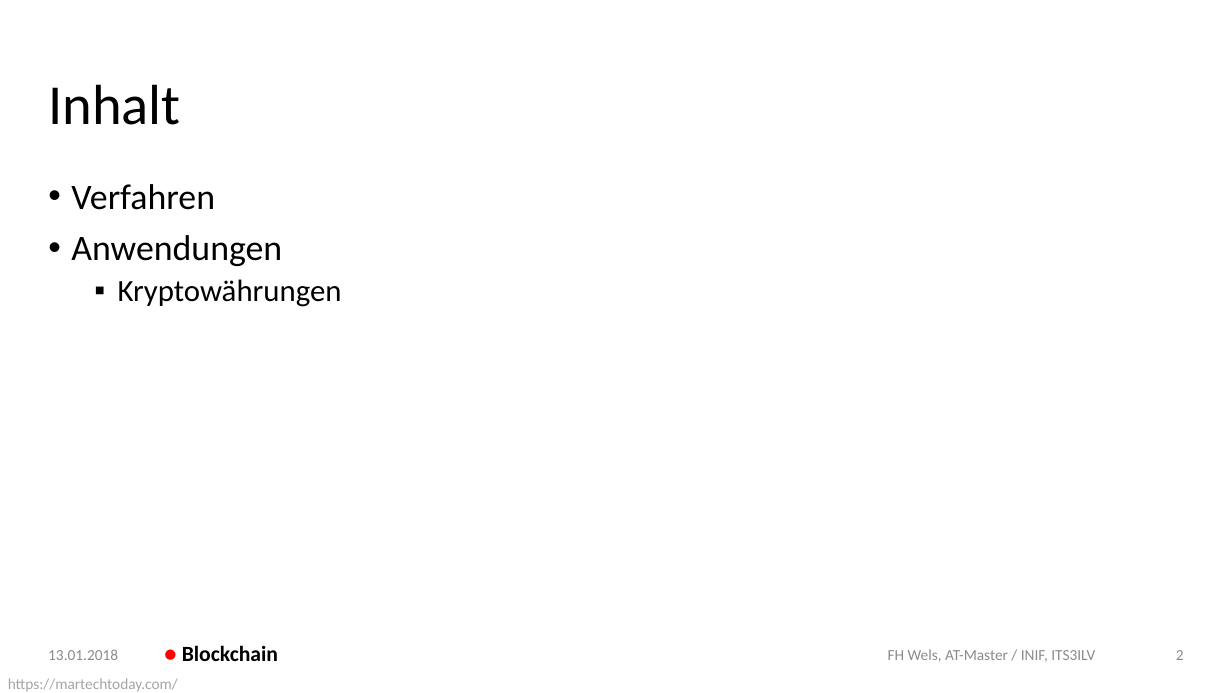
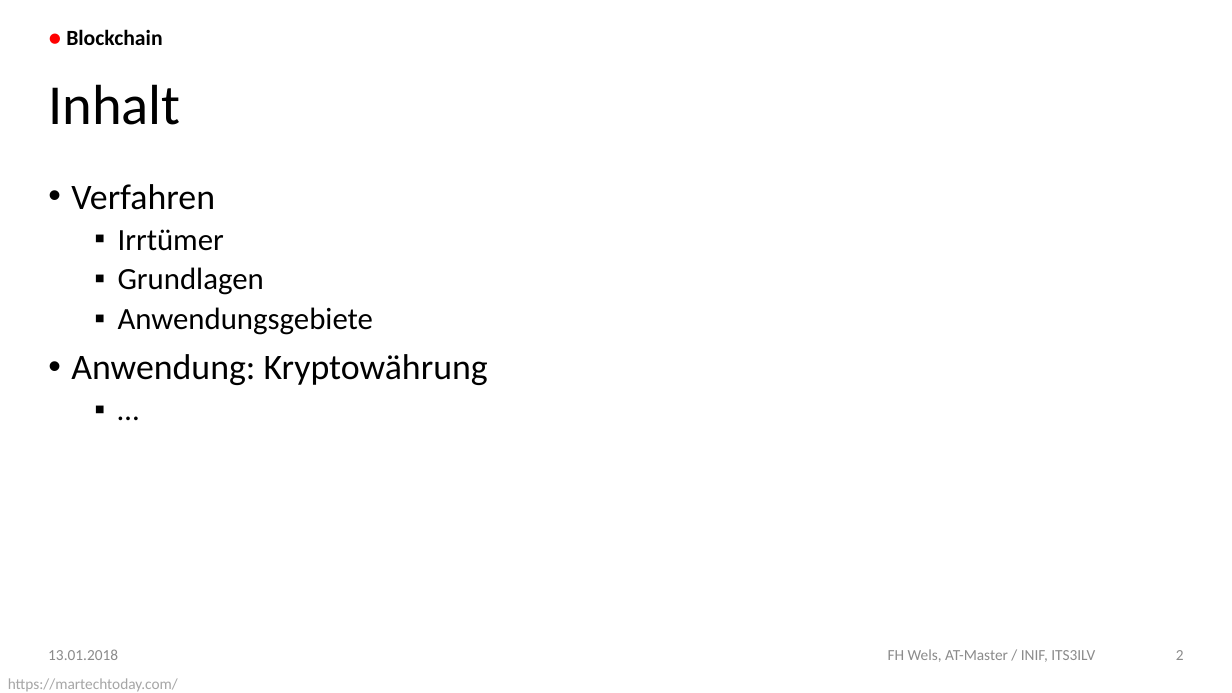
Before and after one commit to DoSchoe/ITS, a slide deck: slide 2 of Präsentation/Blockchain – Technologie.pptx. Drawn at 1232x693 pixels with LibreOffice and Linux fonts; fonts in the diff are those of the drawing; background and template pictures are left out. Boxes give left, top, right and bottom in pixels: in the first picture for what was removed or moved away, otherwise in the second. Text is boxed around its words. In the diff, an @@ line names an element or a change of style, - is before the commit and + after.

Commit message:
Update Präsentation

```diff
--- a/Präsentation/Blockchain – Technologie.pptx
+++ b/Präsentation/Blockchain – Technologie.pptx
@@ text "● Blockchain": place and size @@
-text "● Blockchain" at (182, 645, 278, 661)
+text "● Blockchain" at (66, 29, 162, 45)
@@ text at (71, 229, 488, 385): text changed @@
-• Anwendungen
-  ▪ Kryptowährungen
+  ▪ Irrtümer
+  ▪ Grundlagen
+  ▪ Anwendungsgebiete
+• Anwendung: Kryptowährung
+  ▪ …
```
Also in this commit, not shown: 1 other slide changed, 5 slides added, 3 other files.
